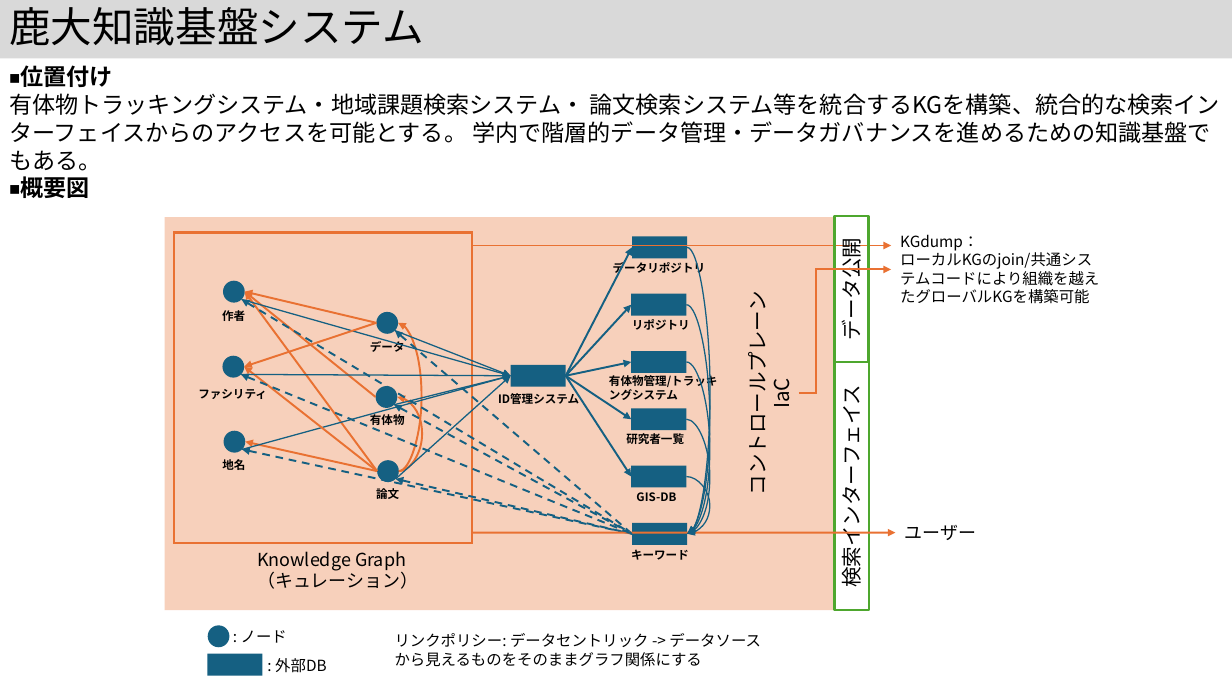
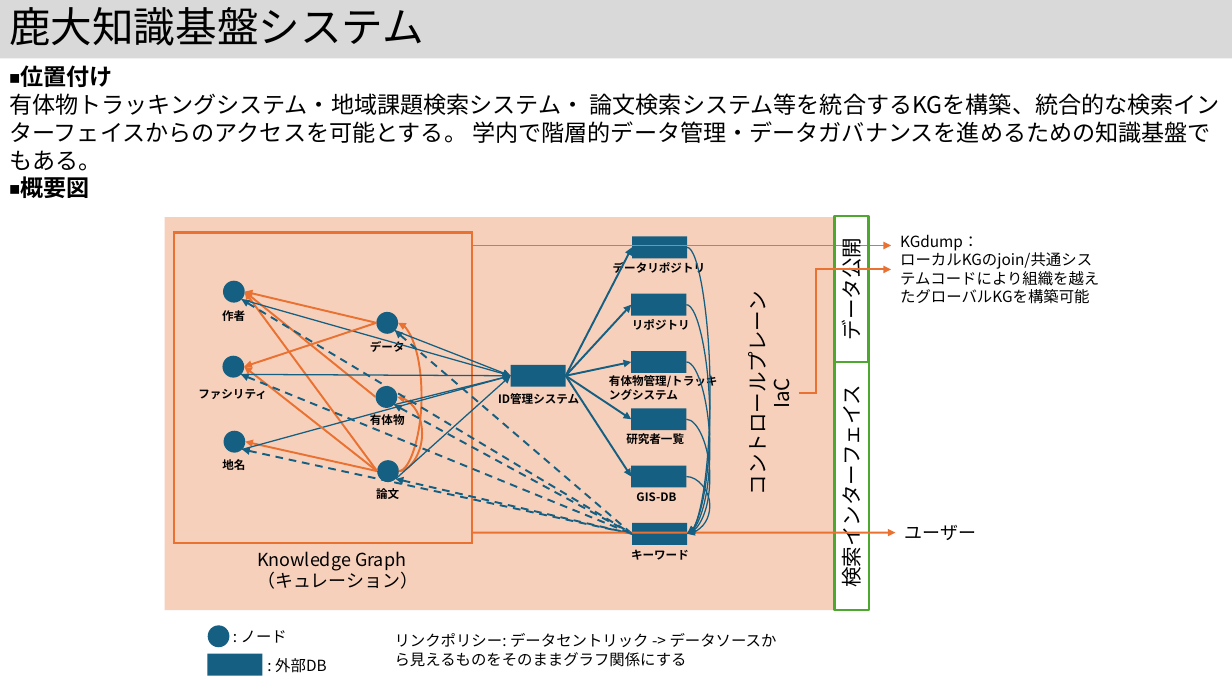
Before and after one commit to kouamano/nihongo-region-name-extract, a slide deck: slide 2 of 作図.pptx. Drawn at 1232x693 pixels with LibreOffice and Linux fonts; fonts in the diff are those of the drawing. Boxes give left, top, right and bottom in pixels: in the first picture for what was removed or moved away, otherwise in the second. Text is boxed around its words. In the diff, an @@ line names an element or a change of style, - is before the commit and + after.

```diff
--- a/作図.pptx
+++ b/作図.pptx
@@ text "リンクポリシー: データセントリック -> データソースから見えるものをそのままグラフ関係にする" rewrapped from [395,633,761,667] to [395,633,777,667] @@
```
Also in this commit, not shown: 1 other file.
